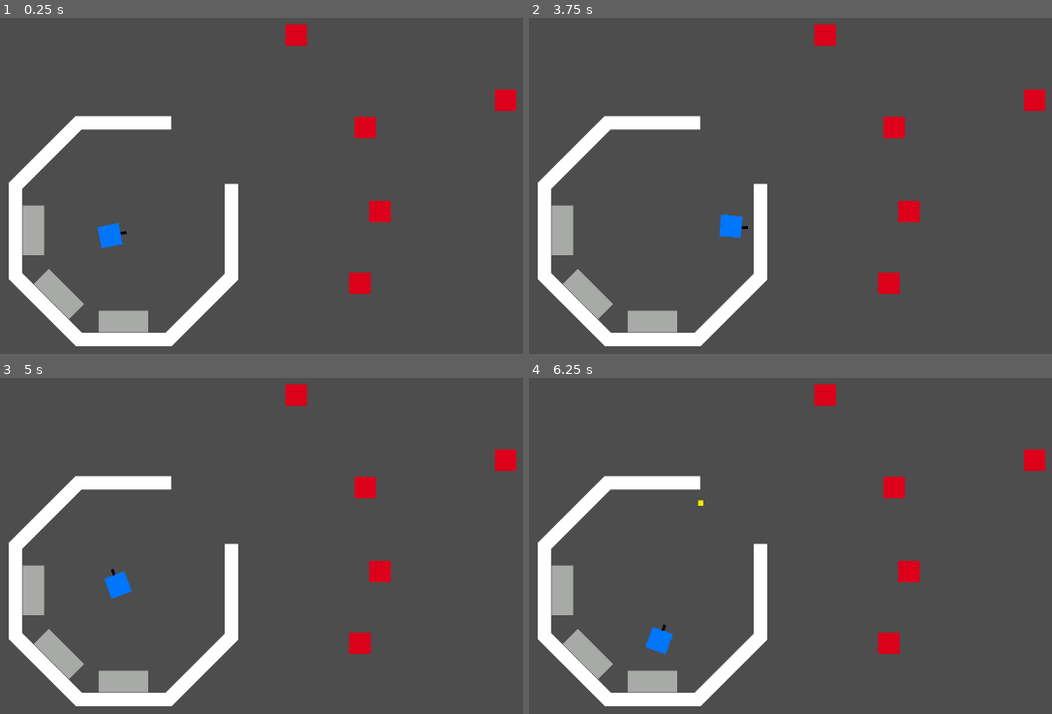
Above: before the commit, frames 1-4 (two rows, left to right).
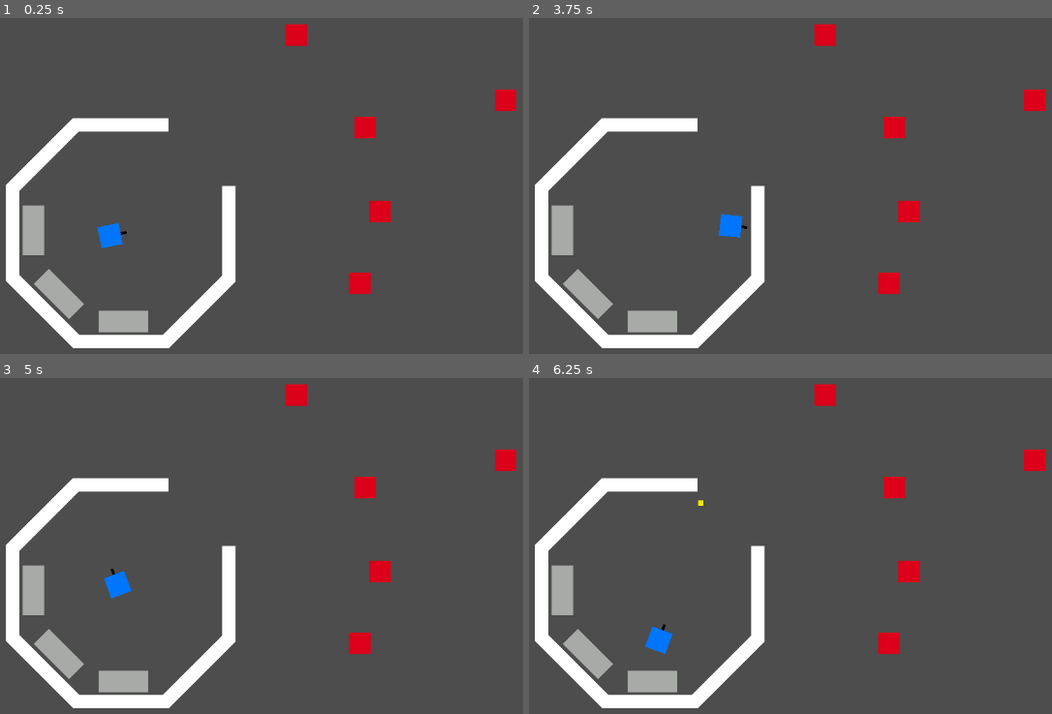
Above: after the commit, the same moments.

Repository: rledford/drone-commander-2025
Game: Godot game, scene res://main.tscn
The game is run twice, just before and just after one commit, with the same random seed, the same clock (stepped at 60 frames per second) and the same inputs.
Inputs (mouse positions are in pixels of both pictures, inside the frame that each line leads up to):
- Up to frame 1 (0.25 s): no input
- Up to frame 2 (3.75 s): tap Enter at 0.5 s; move the mouse to (1015, 172) at 0.52 s; hold D (move_right) 0.53-1.28 s; tap E (interact) at 0.6, 2.1, 3.6 s; move the mouse to (691, 216) at 1.27 s; hold S (move_down) 1.28-2.03 s; click (691, 216) at 1.35 s; move the mouse to (921, 98) at 2.02 s; hold D (move_right) 2.03-2.78 s; move the mouse to (806, 280) at 2.77 s; hold W (move_up) 2.78-3.53 s; click (806, 280) at 2.85 s; move the mouse to (outside the picture) at 3.52 s; hold A (move_left) from 3.53 s (still down)
- Up to frame 3 (5 s): keep holding A (move_left); move the mouse to (83, 488) at 4.27 s; click (83, 488) at 4.35 s
- Up to frame 4 (6.25 s): move the mouse to (884, 556) at 5.02 s; release A (move_left) at 5.03 s; hold S (move_down) 5.03-5.78 s; tap E (interact) at 5.1 s; move the mouse to (727, 445) at 5.77 s; hold D (move_right) from 5.78 s (still down); click (727, 445) at 5.85 s

The runs differ from the first frame. In frame 1, 1.7% of the frame differs, in the area x 1-46%, y 29-99%; in frame 2, 1.8%; in frame 3, 1.8%; in frame 4, 1.8%.

Commit message:
feat: Add `commander` to arsenal
- Implement initial game management logic for crafted drones

Diff:
--- a/actors/drone/damage_drone/damage_drone.gd
+++ b/actors/drone/damage_drone/damage_drone.gd
@@ -31,9 +31,7 @@
 	match new_state:
 		State.IDLE:
 			attack_target = null
-			patrol_target = null
 		State.PATROL:
-			patrol_target = acquire_target_in_range(PLAYER)
 			plan_patrol_destination()
 		State.ATTACK:
 			pass
@@ -59,7 +57,7 @@
 
 
 func _update_patrol(delta: float) -> void:
-	if not is_valid_target(patrol_target):
+	if not is_valid_target(commander):
 		set_state(State.IDLE)
 
 	move_toward_target_position(patrol_destination, delta)
--- a/actors/drone/drone.gd
+++ b/actors/drone/drone.gd
@@ -30,9 +30,10 @@
 var speed_scale: float = 1.0
 
 var patrol_destination: Vector2
-var patrol_target: Node
 var state: int = State.IDLE
 var scan_times := {} # { StringName: TicksMilliseconds }
+
+var commander: Node
 
 func set_state(new_state: int) -> void:
 	state = new_state
@@ -81,14 +82,14 @@
 
 
 func plan_patrol_destination() -> void:
-	if not is_valid_target(patrol_target):
+	if not is_valid_target(commander):
 		patrol_destination = Vector2(global_position)
 
 	var random_dir = Vector2.RIGHT.rotated(randf() * TAU)
 	var random_dist = randf_range(patrol_range * 0.5, patrol_range)
 
 	patrol_destination = (
-		Vector2(patrol_target.global_position) + random_dir * random_dist
+		Vector2(commander.global_position) + random_dir * random_dist
 	)
 
 
--- a/actors/drone/gather_drone/gather_drone.gd
+++ b/actors/drone/gather_drone/gather_drone.gd
@@ -35,7 +35,6 @@
 	if new_state == State.DROPOFF:
 		dropoff_target = acquire_target_in_range(PLAYER)
 	elif new_state == State.PATROL:
-		patrol_target = acquire_target_in_range(PLAYER)
 		plan_patrol_destination()
 
 
@@ -62,7 +61,7 @@
 
 
 func _update_patrol(delta: float) -> void:
-	if not is_valid_target(patrol_target):
+	if not is_valid_target(commander):
 		set_state(State.IDLE)
 
 	move_toward_target_position(patrol_destination, delta)
--- a/actors/player/player.gd
+++ b/actors/player/player.gd
@@ -17,6 +17,7 @@
 
 
 func _ready() -> void:
+	arsenal.commander = self
 	EventBus.scrap_pickup_requested.connect(_on_scrap_pickup_requested)
 	EventBus.unit_healed.connect(_on_unit_healed)
 
--- a/actors/player/player.tscn
+++ b/actors/player/player.tscn
@@ -1,7 +1,8 @@
-[gd_scene load_steps=4 format=3 uid="uid://by0qoac7eocyx"]
+[gd_scene load_steps=5 format=3 uid="uid://by0qoac7eocyx"]
 
 [ext_resource type="Script" uid="uid://cc1coey7jtu50" path="res://actors/player/player.gd" id="1_nvxhs"]
 [ext_resource type="Resource" uid="uid://bhnhdmk16lewp" path="res://data/states/scrap/scrap_state.tres" id="2_ilk7j"]
+[ext_resource type="Resource" uid="uid://bkwdw180yu4ss" path="res://data/states/arsenal/player_arsenal_state.tres" id="3_ax26v"]
 
 [sub_resource type="CircleShape2D" id="CircleShape2D_6uhly"]
 radius = 15.0333
@@ -10,6 +11,7 @@
 collision_mask = 12
 script = ExtResource("1_nvxhs")
 scrap_state = ExtResource("2_ilk7j")
+arsenal = ExtResource("3_ax26v")
 
 [node name="CollisionShape2D" type="CollisionShape2D" parent="."]
 shape = SubResource("CircleShape2D_6uhly")
--- /dev/null
+++ b/actors/station/station.gd
@@ -0,0 +1,7 @@
+extends Node2D
+
+@export var arsenal: ArsenalState
+
+
+func _ready() -> void:
+	arsenal.commander = self
--- a/actors/station/station.tscn
+++ b/actors/station/station.tscn
@@ -1,4 +1,7 @@
-[gd_scene load_steps=3 format=3 uid="uid://bcapq0a0qq6o6"]
+[gd_scene load_steps=5 format=3 uid="uid://bcapq0a0qq6o6"]
+
+[ext_resource type="Script" uid="uid://cmjkt50oaukqf" path="res://actors/station/station.gd" id="1_mtoxk"]
+[ext_resource type="Resource" uid="uid://sott1rktfh4e" path="res://data/states/arsenal/station_arsenal_state.tres" id="2_mos1t"]
 
 [sub_resource type="CanvasTexture" id="CanvasTexture_i15ia"]
 
@@ -6,8 +9,11 @@
 size = Vector2(142, 20)
 
 [node name="Station" type="Node2D"]
+script = ExtResource("1_mtoxk")
+arsenal = ExtResource("2_mos1t")
 
 [node name="Wall" type="Node2D" parent="."]
+position = Vector2(0, -161)
 metadata/_edit_group_ = true
 
 [node name="Sprite2D" type="Sprite2D" parent="Wall"]
@@ -22,7 +28,7 @@
 shape = SubResource("RectangleShape2D_i15ia")
 
 [node name="Wall2" type="Node2D" parent="."]
-position = Vector2(-114, 47)
+position = Vector2(-114, -114)
 rotation = -0.785398
 metadata/_edit_group_ = true
 
@@ -38,7 +44,7 @@
 shape = SubResource("RectangleShape2D_i15ia")
 
 [node name="Wall3" type="Node2D" parent="."]
-position = Vector2(-161, 161)
+position = Vector2(-161, 0)
 rotation = -1.5708
 metadata/_edit_group_ = true
 
@@ -54,7 +60,7 @@
 shape = SubResource("RectangleShape2D_i15ia")
 
 [node name="Wall4" type="Node2D" parent="."]
-position = Vector2(-114, 275)
+position = Vector2(-114, 114)
 rotation = -2.35619
 metadata/_edit_group_ = true
 
@@ -70,7 +76,7 @@
 shape = SubResource("RectangleShape2D_i15ia")
 
 [node name="Wall5" type="Node2D" parent="."]
-position = Vector2(0, 323)
+position = Vector2(0, 162)
 metadata/_edit_group_ = true
 
 [node name="Sprite2D" type="Sprite2D" parent="Wall5"]
@@ -85,7 +91,7 @@
 shape = SubResource("RectangleShape2D_i15ia")
 
 [node name="Wall6" type="Node2D" parent="."]
-position = Vector2(114, 276)
+position = Vector2(114, 115)
 rotation = 2.35619
 metadata/_edit_group_ = true
 
@@ -101,7 +107,7 @@
 shape = SubResource("RectangleShape2D_i15ia")
 
 [node name="Wall7" type="Node2D" parent="."]
-position = Vector2(161, 162)
+position = Vector2(161, 1)
 rotation = 1.5708
 metadata/_edit_group_ = true
 
--- a/data/states/arsenal/arsenal_state.gd
+++ b/data/states/arsenal/arsenal_state.gd
@@ -8,6 +8,7 @@
 @export var max_support: int = 3
 
 
+var commander: Node
 var gather_drones: Array[Node] = []
 var damage_drones: Array[Node] = []
 var support_drones: Array[Node] = []
@@ -51,6 +52,7 @@
 
 func _add(to: Array[Node], node: Node) -> void:
 	to.append(node)
+	node.set(&"commander", commander)
 	updated.emit()
 
 
--- /dev/null
+++ b/data/states/arsenal/station_arsenal_state.tres
@@ -0,0 +1,10 @@
+[gd_resource type="Resource" script_class="ArsenalState" load_steps=2 format=3 uid="uid://sott1rktfh4e"]
+
+[ext_resource type="Script" uid="uid://bung43ih6fadc" path="res://data/states/arsenal/arsenal_state.gd" id="1_c53pk"]
+
+[resource]
+script = ExtResource("1_c53pk")
+gather_capacity = 999
+max_damage = 999
+max_support = 999
+metadata/_custom_type_script = "uid://bung43ih6fadc"
--- a/generics/pool.gd
+++ b/generics/pool.gd
@@ -13,13 +13,18 @@
 func acquire() -> Node:
 	var node := free.pop_back() if not free.is_empty() else scene.instantiate() as Node
 	node.set_meta(&"pool", self)
+	_clear_parent(node)
 	return node
 
 
 func release(node: Node) -> void:
 	if not is_instance_valid(node):
 		return
+	_clear_parent(node)
+	free.push_back(node)
+
+
+func _clear_parent(node: Node) -> void:
 	var parent := node.get_parent()
 	if parent:
 		parent.call_deferred("remove_child", node)
-	free.push_back(node)
--- a/main.tscn
+++ b/main.tscn
@@ -1,8 +1,7 @@
-[gd_scene load_steps=11 format=3 uid="uid://b6q8wks4ev5mq"]
+[gd_scene load_steps=10 format=3 uid="uid://b6q8wks4ev5mq"]
 
 [ext_resource type="PackedScene" uid="uid://ixic0jq3dl22" path="res://managers/game_manager/game_manager.tscn" id="1_1bvp3"]
 [ext_resource type="PackedScene" uid="uid://by0qoac7eocyx" path="res://actors/player/player.tscn" id="2_0xm2m"]
-[ext_resource type="Resource" uid="uid://bkwdw180yu4ss" path="res://data/states/arsenal/player_arsenal_state.tres" id="2_efxa6"]
 [ext_resource type="PackedScene" uid="uid://biqfrlv8afh32" path="res://managers/pool_manager/pool_manager.tscn" id="2_lquwl"]
 [ext_resource type="PackedScene" uid="uid://bmrpgxq4n2bvx" path="res://actors/workbench/workbench.tscn" id="3_h2yge"]
 [ext_resource type="PackedScene" uid="uid://c2peryne0m35g" path="res://actors/enemy/test_enemy/test_enemy.tscn" id="5_7mycd"]
@@ -18,7 +17,6 @@
 bullet_container = NodePath("../World/Bullets")
 scrap_container = NodePath("../World/Scrap")
 drone_container = NodePath("../World/Drones")
-player_arsenal = ExtResource("2_efxa6")
 
 [node name="PoolManager" parent="." instance=ExtResource("2_lquwl")]
 
@@ -75,7 +73,7 @@
 [node name="Station" type="Node" parent="World"]
 
 [node name="Station" parent="World/Station" instance=ExtResource("7_272bh")]
-position = Vector2(289, 217)
+position = Vector2(285, 381)
 
 [node name="Drones" type="Node" parent="World"]
 
--- a/managers/game_manager/game_manager.gd
+++ b/managers/game_manager/game_manager.gd
@@ -7,6 +7,7 @@
 @export var drone_container: Node
 
 @export var player_arsenal: ArsenalState
+@export var station_arsenal: ArsenalState
 #@export var control_point_north_arsenal: ArsenalState
 #@export var control_point_west_arsenal: ArsenalState
 #@export var control_point_east_arsenal: ArsenalState
@@ -52,19 +53,19 @@
 	match (drone as Drone).type:
 		Enums.DroneType.DAMAGE:
 			if not player_arsenal.has_damage_capacity():
-				# send to base
-				pass
-			player_arsenal.add_damage_drone(drone)
+				station_arsenal.add_damage_drone(drone)
+			else:
+				player_arsenal.add_damage_drone(drone)
 		Enums.DroneType.GATHER:
 			if not player_arsenal.has_gather_capacity():
-				# send to base
-				pass
-			player_arsenal.add_gather_drone(drone)
+				station_arsenal.add_gather_drone(drone)
+			else:
+				player_arsenal.add_gather_drone(drone)
 		Enums.DroneType.SUPPORT:
 			if not player_arsenal.has_support_capacity():
-				# send to base
-				pass
-			player_arsenal.add_support_drone(drone)
+				station_arsenal.add_support_drone(drone)
+			else:
+				player_arsenal.add_support_drone(drone)
 
 	drone_container.add_child(drone)
 
--- a/managers/game_manager/game_manager.tscn
+++ b/managers/game_manager/game_manager.tscn
@@ -1,6 +1,10 @@
-[gd_scene load_steps=2 format=3 uid="uid://ixic0jq3dl22"]
+[gd_scene load_steps=4 format=3 uid="uid://ixic0jq3dl22"]
 
 [ext_resource type="Script" uid="uid://shsbcvgc6nge" path="res://managers/game_manager/game_manager.gd" id="1_atyjh"]
+[ext_resource type="Resource" uid="uid://bkwdw180yu4ss" path="res://data/states/arsenal/player_arsenal_state.tres" id="2_xl6yf"]
+[ext_resource type="Resource" uid="uid://sott1rktfh4e" path="res://data/states/arsenal/station_arsenal_state.tres" id="3_f7s5u"]
 
 [node name="GameManager" type="Node"]
 script = ExtResource("1_atyjh")
+player_arsenal = ExtResource("2_xl6yf")
+station_arsenal = ExtResource("3_f7s5u")
Not shown, added: actors/station/station.gd.uid
